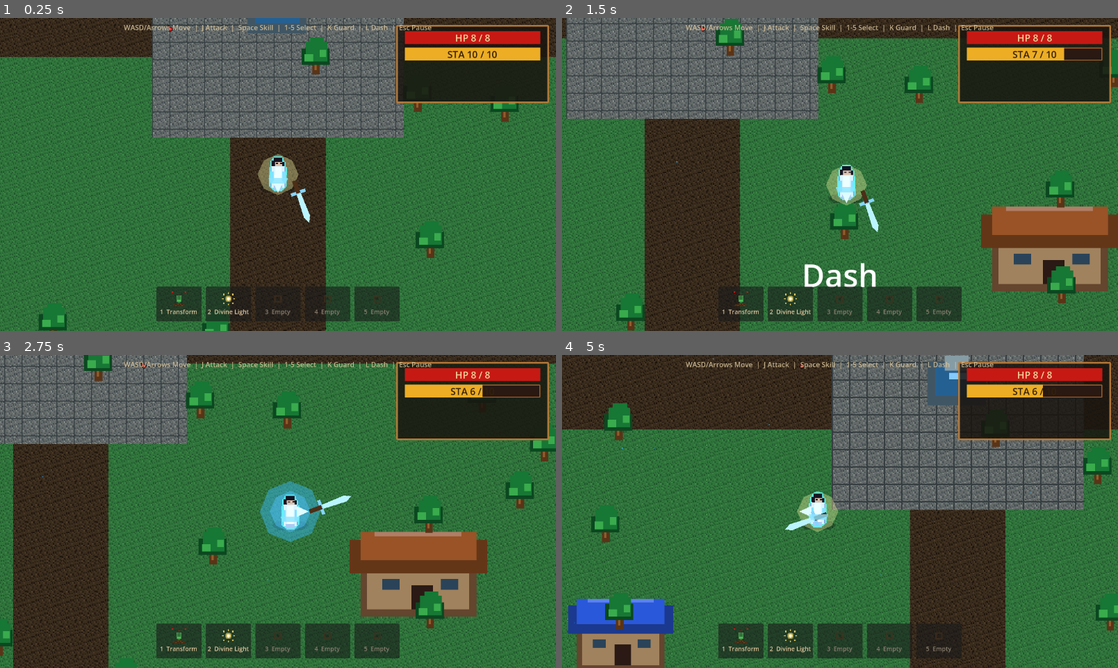
Above: before the commit, frames 1-4 (two rows, left to right).
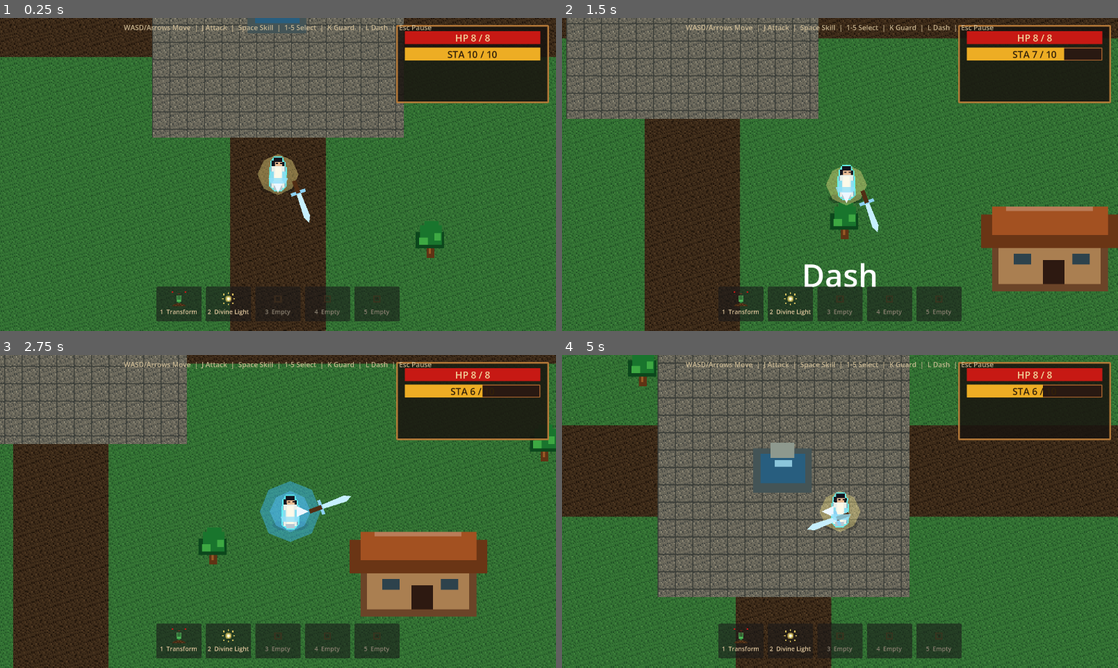
Above: after the commit, the same moments.

Repository: AmethystineAlpaca/moonlit-jianghu
Game: Godot game, scene res://scenes/main/Main.tscn
Two runs of this game, one before a commit and one after it. Both use one fixed random seed, a clock stepped at 60 frames per second and the inputs below.
Inputs:
- Up to frame 1 (0.25 s): no input
- Up to frame 2 (1.5 s): tap Enter at 0.5 s; hold D (move_right) 0.53-1.28 s; tap J (attack) at 0.6 s; hold S (move_down) from 1.28 s (still down); tap L (dash) at 1.35 s
- Up to frame 3 (2.75 s): release S (move_down) at 2.03 s; hold D (move_right) from 2.03 s (still down); hold K (defend) from 2.03 s (still down)
- Up to frame 4 (5 s): release D (move_right) at 2.78 s; release K (defend) at 2.78 s; hold W (move_up) 2.78-3.53 s; tap J (attack) at 2.85 s; hold A (move_left) from 3.53 s (still down); tap L (dash) at 3.6 s; tap K (defend) at 4.35 s

The runs differ from the first frame. In frame 1, 1.2% of the frame differs, in the area x 7-94%, y 2-100%; in frame 2, 2.5%; in frame 3, 2.6%; in frame 4, 71%, in the area x 0-100%, y 0-100%.
Error before the commit: Invalid call. Nonexistent function 'tween_callback' in base 'IntervalTweener'. (res://scripts/player/PlayerController.gd:479)
Error after the commit: Parse Error: Preload file "res://assets/xianxia/pixel_night_assets/firefly_dot.png" does not exist. (res://scripts/world/NightAmbienceController.gd:3)

Commit message:
feat: scaffold world night ambience controller

Diff:
--- /dev/null
+++ b/scenes/world/NightAmbienceController.tscn
@@ -0,0 +1,40 @@
+[gd_scene load_steps=2 format=3]
+
+[ext_resource type="Script" path="res://scripts/world/NightAmbienceController.gd" id="1_script"]
+
+[node name="NightAmbience" type="Node2D"]
+script = ExtResource("1_script")
+
+[node name="NightEnvironment" type="WorldEnvironment" parent="."]
+
+[node name="WorldEffects" type="Node2D" parent="."]
+
+[node name="FireflyParticles" type="GPUParticles2D" parent="WorldEffects"]
+position = Vector2(0, 0)
+z_index = 12
+
+[node name="SparkleParticles" type="GPUParticles2D" parent="WorldEffects"]
+position = Vector2(0, 0)
+z_index = 13
+
+[node name="MoonlightPatches" type="Node2D" parent="WorldEffects"]
+z_index = 3
+
+[node name="ScreenFx" type="CanvasLayer" parent="."]
+layer = 5
+
+[node name="NightOverlay" type="ColorRect" parent="ScreenFx"]
+anchors_preset = 15
+anchor_right = 1.0
+anchor_bottom = 1.0
+grow_horizontal = 2
+grow_vertical = 2
+mouse_filter = 2
+
+[node name="Vignette" type="TextureRect" parent="ScreenFx"]
+anchors_preset = 15
+anchor_right = 1.0
+anchor_bottom = 1.0
+grow_horizontal = 2
+grow_vertical = 2
+mouse_filter = 2
--- /dev/null
+++ b/scripts/world/NightAmbienceController.gd
@@ -0,0 +1,66 @@
+extends Node2D
+
+const FIREFLY_TEXTURE := preload("res://assets/xianxia/pixel_night_assets/firefly_dot.png")
+const SPARKLE_TEXTURE := preload("res://assets/xianxia/pixel_night_assets/sparkle_blue.png")
+const MOONLIGHT_PATCH_TEXTURE := preload("res://assets/xianxia/pixel_night_assets/moonlight_patch.png")
+
+@export var world_half_size: Vector2 = Vector2(680.0, 440.0)
+@export var overlay_color: Color = Color(0.02, 0.07, 0.16, 0.38)
+@export var vignette_color: Color = Color(0.04, 0.09, 0.16, 0.0)
+@export var firefly_amount: int = 52
+@export var sparkle_amount: int = 18
+@export var moonlight_patch_positions := [
+	Vector2(-360.0, -180.0),
+	Vector2(250.0, -210.0),
+	Vector2(-250.0, 120.0),
+	Vector2(320.0, 180.0),
+]
+
+@onready var night_environment: WorldEnvironment = $NightEnvironment
+@onready var world_effects: Node2D = $WorldEffects
+@onready var firefly_particles: GPUParticles2D = $WorldEffects/FireflyParticles
+@onready var sparkle_particles: GPUParticles2D = $WorldEffects/SparkleParticles
+@onready var moonlight_patches: Node2D = $WorldEffects/MoonlightPatches
+@onready var screen_fx: CanvasLayer = $ScreenFx
+@onready var night_overlay: ColorRect = $ScreenFx/NightOverlay
+@onready var vignette: TextureRect = $ScreenFx/Vignette
+
+func _ready() -> void:
+	_configure_environment()
+	_configure_overlay()
+	_configure_vignette()
+	_configure_fireflies()
+	_configure_sparkles()
+	_rebuild_moonlight_patches()
+
+func apply_world_bounds(bounds: Vector2) -> void:
+	world_half_size = bounds
+	_configure_fireflies()
+	_configure_sparkles()
+	_rebuild_moonlight_patches()
+
+func _configure_environment() -> void:
+	var env := Environment.new()
+	env.background_mode = Environment.BG_KEEP
+	env.glow_enabled = true
+	env.glow_intensity = 0.42
+	env.glow_bloom = 0.12
+	env.set_glow_level(0, 0.85)
+	env.set_glow_level(1, 0.95)
+	env.set_glow_level(2, 0.90)
+	night_environment.environment = env
+
+func _configure_overlay() -> void:
+	pass
+
+func _configure_vignette() -> void:
+	pass
+
+func _configure_fireflies() -> void:
+	pass
+
+func _configure_sparkles() -> void:
+	pass
+
+func _rebuild_moonlight_patches() -> void:
+	pass
--- a/scripts/world/World.gd
+++ b/scripts/world/World.gd
@@ -1,6 +1,9 @@
 extends Node2D
 
 signal combat_message_requested(message: String)
+
+const NIGHT_AMBIENCE_SCENE := preload("res://scenes/world/NightAmbienceController.tscn")
+const AMBIENT_MAGIC_SCENE := preload("res://scenes/world/AmbientMagicController.tscn")
 
 @export var enemy_scene: PackedScene
 @export var fast_enemy_scene: PackedScene
@@ -53,7 +56,8 @@
 	spawn_timer = initial_spawn_interval
 	chest_spawn_timer = chest_spawn_interval
 	_try_spawn_enemy()
-	_setup_night_atmosphere()
+	_ensure_night_ambience()
+	_ensure_ambient_magic()
 	_add_obstacle_shadows()
 
 func _process(delta: float) -> void:
@@ -428,81 +432,19 @@
 	add_child(smash_mark)
 	smash_mark.global_position = impact_position
 
-func _setup_night_atmosphere() -> void:
-	# Night canvas modulate — subtle cool-blue tint, keeps scene visible
-	var canvas_mod := CanvasModulate.new()
-	canvas_mod.name = "NightModulate"
-	canvas_mod.color = Color(0.80, 0.86, 0.96)
-	add_child(canvas_mod)
-
-	# WorldEnvironment — glow only, BG_KEEP so the 2D scene background is unchanged
-	var env := Environment.new()
-	env.background_mode = Environment.BG_KEEP
-	env.glow_enabled = true
-	env.glow_intensity = 0.35
-	env.glow_bloom = 0.08
-	env.set_glow_level(0, 0.8)
-	env.set_glow_level(1, 0.8)
-	env.set_glow_level(2, 0.8)
-
-	var world_env := WorldEnvironment.new()
-	world_env.name = "NightEnvironment"
-	world_env.environment = env
-	add_child(world_env)
-
-	# Ambient spirit particles
-	var spirit_mat := ParticleProcessMaterial.new()
-	spirit_mat.direction = Vector3(0.0, -1.0, 0.0)
-	spirit_mat.spread = 28.0
-	spirit_mat.initial_velocity_min = 4.0
-	spirit_mat.initial_velocity_max = 10.0
-	spirit_mat.gravity = Vector3(0.0, -2.0, 0.0)
-	spirit_mat.scale_min = 0.6
-	spirit_mat.scale_max = 1.4
-	spirit_mat.emission_shape = ParticleProcessMaterial.EMISSION_SHAPE_BOX
-	spirit_mat.emission_box_extents = Vector3(680.0, 440.0, 0.0)
-
-	var color_ramp := Gradient.new()
-	color_ramp.set_color(0, Color(0.5, 0.85, 1.0, 0.9))
-	color_ramp.set_color(1, Color(0.3, 0.6, 1.0, 0.0))
-	var ramp_tex := GradientTexture1D.new()
-	ramp_tex.gradient = color_ramp
-	spirit_mat.color_ramp = ramp_tex
-
-	var spirit_particles := GPUParticles2D.new()
-	spirit_particles.name = "SpiritParticles"
-	spirit_particles.amount = 72
-	spirit_particles.lifetime = 4.2
-	spirit_particles.explosiveness = 0.0
-	spirit_particles.randomness = 1.0
-	spirit_particles.local_coords = false
-	spirit_particles.emitting = true
-	spirit_particles.process_material = spirit_mat
-	spirit_particles.modulate = Color(0.55, 0.88, 1.0, 1.0)
-	spirit_particles.z_index = 10
-	add_child(spirit_particles)
-
-	# Directional moon light from upper-right
-	var moon_light := DirectionalLight2D.new()
-	moon_light.name = "MoonLight"
-	moon_light.color = Color(0.70, 0.80, 1.0)
-	moon_light.energy = 0.20
-	moon_light.rotation_degrees = -30.0
-	moon_light.max_distance = 2048
-	add_child(moon_light)
-
-	# Moon glow pool (large ellipse in upper-right corner)
-	var moon_glow := Polygon2D.new()
-	moon_glow.name = "MoonGlow"
-	moon_glow.position = Vector2(580.0, -380.0)
-	moon_glow.color = Color(0.65, 0.78, 1.0, 0.12)
-	moon_glow.z_index = -5
-	var moon_pts := PackedVector2Array()
-	for i in range(32):
-		var a := TAU * i / 32.0
-		moon_pts.append(Vector2(cos(a) * 280.0, sin(a) * 160.0))
-	moon_glow.polygon = moon_pts
-	add_child(moon_glow)
+func _ensure_ambient_magic() -> void:
+	if get_node_or_null("AmbientMagic") != null:
+		return
+	var ambience := AMBIENT_MAGIC_SCENE.instantiate() as Node2D
+	add_child(ambience)
+
+func _ensure_night_ambience() -> void:
+	if get_node_or_null("NightAmbience") != null:
+		return
+	var ambience := NIGHT_AMBIENCE_SCENE.instantiate() as Node2D
+	add_child(ambience)
+	if ambience.has_method("apply_world_bounds"):
+		ambience.call("apply_world_bounds", map_half_size)
 
 func _add_obstacle_shadows() -> void:
 	var shadow_tex := _build_shadow_texture()
